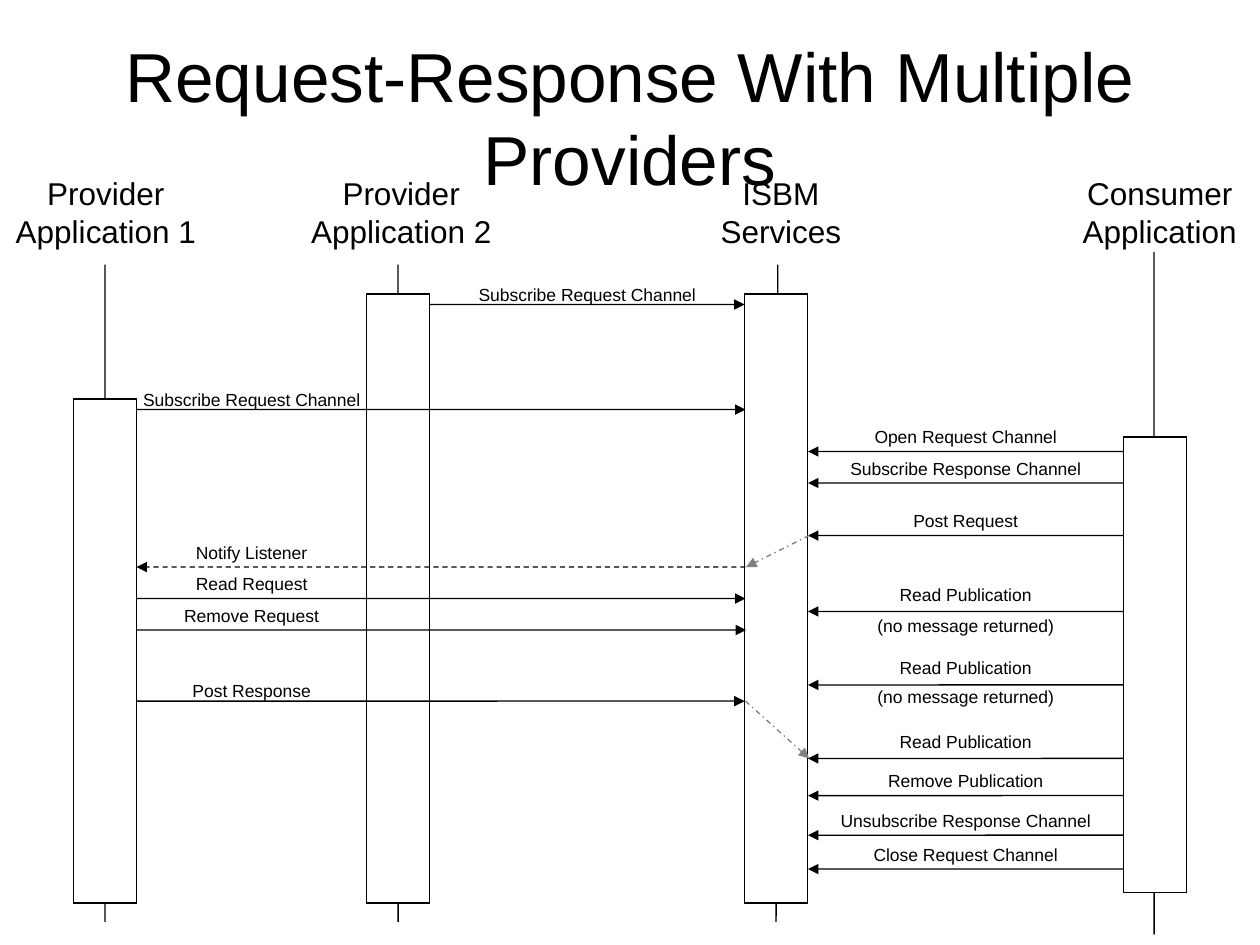
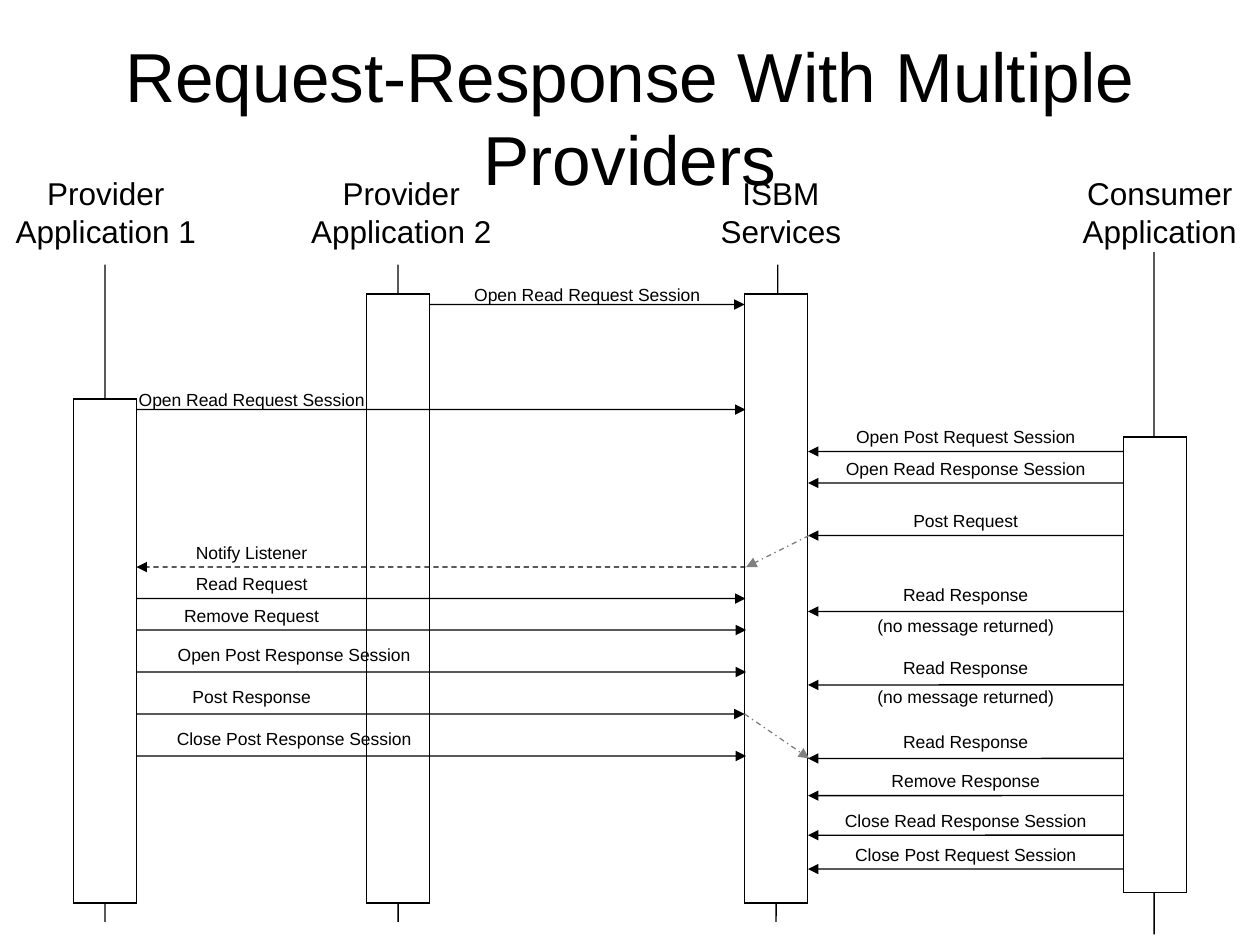
Before and after one commit to mimosa-org/ws-isbm, a slide deck: slide 16 of 0-Doc/OpenO&M Information Service Bus Model (ISBM) Specification Diagrams.pptx. Drawn at 1260x945 pixels with LibreOffice and Linux fonts; fonts in the diff are those of the drawing. Boxes give left, top, right and bottom in pixels: in the first picture for what was removed or moved away, otherwise in the second. Text is boxed around its words. In the diff, an @@ line names an element or a change of style, - is before the commit and + after.

```diff
--- a/0-Doc/OpenO&M Information Service Bus Model (ISBM) Specification Diagrams.pptx
+++ b/0-Doc/OpenO&M Information Service Bus Model (ISBM) Specification Diagrams.pptx
@@ text at bbox=[474, 288, 700, 305]: text changed @@
-Subscribe Request Channel
+Open Read Request Session
@@ text at bbox=[139, 393, 365, 410]: text changed @@
-Subscribe Request Channel
+Open Read Request Session
@@ text at bbox=[856, 430, 1075, 447]: text changed @@
-Open Request Channel
+Open Post Request Session
@@ text at bbox=[846, 462, 1085, 479]: text changed @@
-Subscribe Response Channel
+Open Read Response Session
@@ text at bbox=[903, 588, 1029, 605]: text changed @@
-Read Publication
+Read Response
@@ text added at bbox=[178, 648, 410, 666], 10 pt, text #000000 @@
+Open Post Response Session
@@ arrow added from (136, 672) to (746, 672), #000000 0.75 pt @@
@@ text "Post Response": place and size @@
-text "Post Response" at bbox=[192, 685, 311, 702]
+text "Post Response" at bbox=[192, 691, 311, 707]
@@ text at bbox=[903, 661, 1029, 678]: text changed @@
-Read Publication
+Read Response
@@ arrow moved from (745, 701) - (136, 701) to (745, 714) - (136, 714) @@
@@ arrow moved from (746, 701) - (809, 759) to (745, 714) - (809, 759) @@
@@ text added at bbox=[177, 732, 411, 750], 10 pt, text #000000 @@
+Close Post Response Session
@@ text at bbox=[903, 735, 1029, 752]: text changed @@
-Read Publication
+Read Response
@@ arrow added from (136, 756) to (746, 756), #000000 0.75 pt @@
@@ text at bbox=[891, 775, 1040, 791]: text changed @@
-Remove Publication
+Remove Response
@@ text at bbox=[845, 814, 1086, 831]: text changed @@
-Unsubscribe Response Channel
+Close Read Response Session
@@ text at bbox=[855, 848, 1076, 865]: text changed @@
-Close Request Channel
+Close Post Request Session
```
Also in this commit, not shown: 9 other slides changed, 19 other files.
